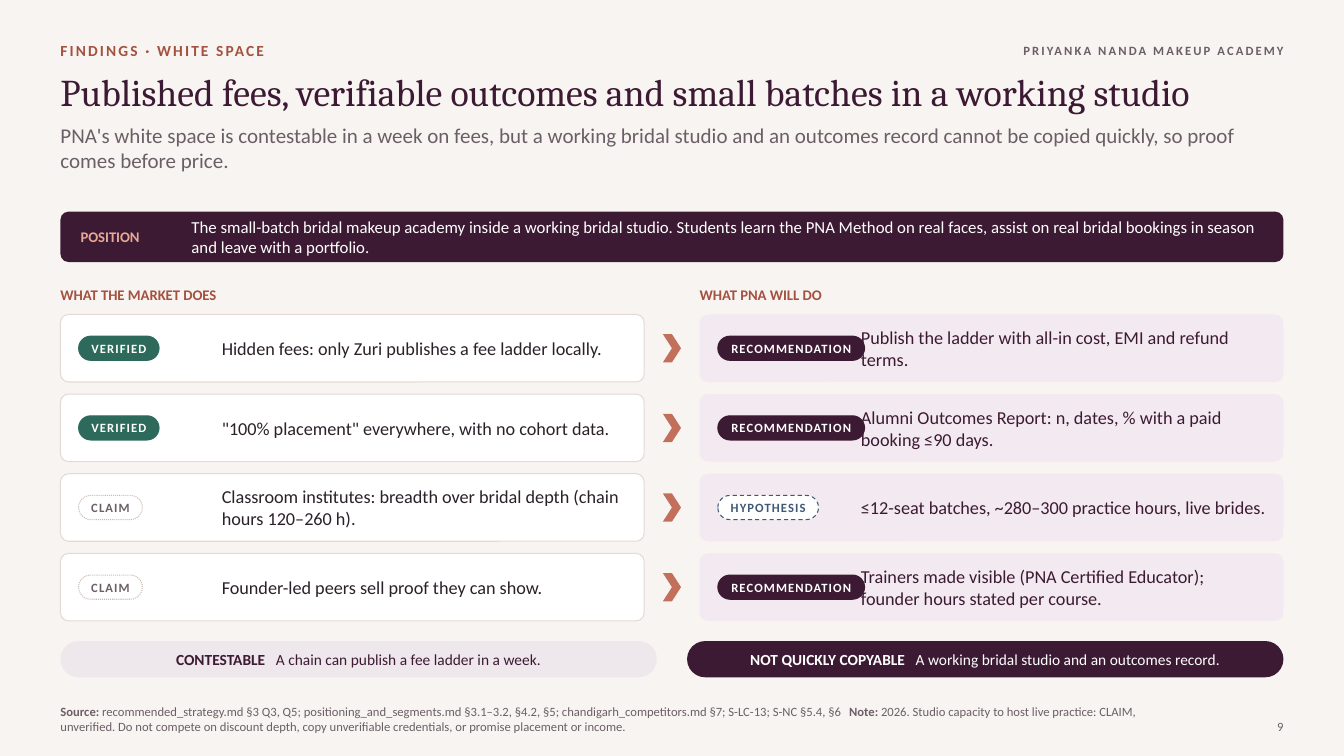
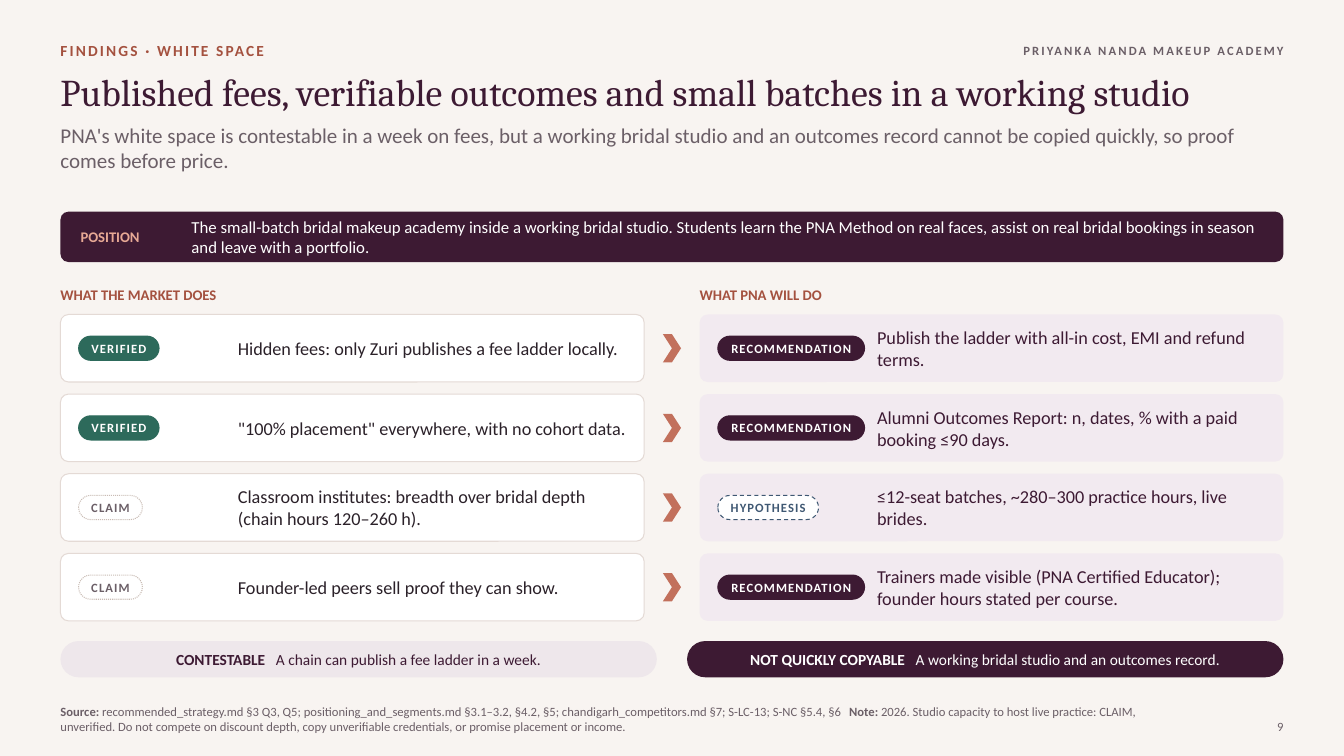
Before and after one commit to ravishchaaubey/apna-demo, a slide deck: slide 9 of priyanka_nanda_academy/final/Priyanka_Nanda_Academy_Growth_Strategy.pptx. Drawn at 1344x756 pixels with LibreOffice and Linux fonts; fonts in the diff are those of the drawing. Boxes give left, top, right and bottom in pixels: in the first picture for what was removed or moved away, otherwise in the second. Text is boxed around its words. In the diff, an @@ line names an element or a change of style, - is before the commit and + after.

```diff
--- a/priyanka_nanda_academy/final/Priyanka_Nanda_Academy_Growth_Strategy.pptx
+++ b/priyanka_nanda_academy/final/Priyanka_Nanda_Academy_Growth_Strategy.pptx
@@ text "Hidden fees: only Zuri publishes ...": place and size @@
-text "Hidden fees: only Zuri publishes ..." at (222, 342, 602, 358)
+text "Hidden fees: only Zuri publishes ..." at (238, 342, 618, 358)
@@ text "Publish the ladder with all-in ...": place and size @@
-text "Publish the ladder with all-in ..." at (861, 331, 1229, 366)
+text "Publish the ladder with all-in ..." at (877, 331, 1245, 366)
@@ text ""100% placement" everywhere, with no ...": place and size @@
-text ""100% placement" everywhere, with no ..." at (222, 422, 609, 438)
+text ""100% placement" everywhere, with no ..." at (238, 422, 625, 438)
@@ text "Alumni Outcomes Report: n, dates, ...": place and size @@
-text "Alumni Outcomes Report: n, dates, ..." at (861, 411, 1221, 449)
+text "Alumni Outcomes Report: n, dates, ..." at (877, 411, 1238, 449)
@@ text "Classroom institutes: breadth over bridal ..." rewrapped from (222, 490, 618, 528) to (238, 490, 586, 528) @@
@@ text "≤12-seat batches, ~280–300 practice hours, ..." rewrapped from (861, 501, 1265, 517) to (877, 490, 1226, 525) @@
@@ text "Founder-led peers sell proof they ...": place and size @@
-text "Founder-led peers sell proof they ..." at (222, 581, 543, 597)
+text "Founder-led peers sell proof they ..." at (238, 581, 559, 597)
@@ text "Trainers made visible (PNA Certified ...": place and size @@
-text "Trainers made visible (PNA Certified ..." at (861, 570, 1204, 608)
+text "Trainers made visible (PNA Certified ..." at (877, 570, 1220, 608)
```
Also in this commit, not shown: 7 other slides changed, 5 other files.
